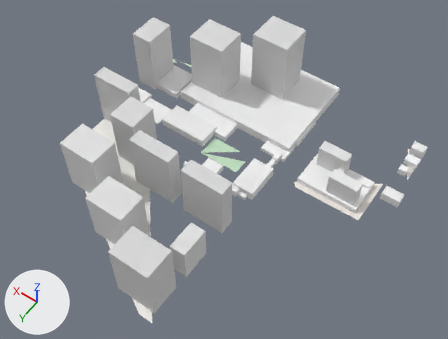
The glTF model white-model-six-districts/chunks/119_73_mid.glb, before and after one commit.
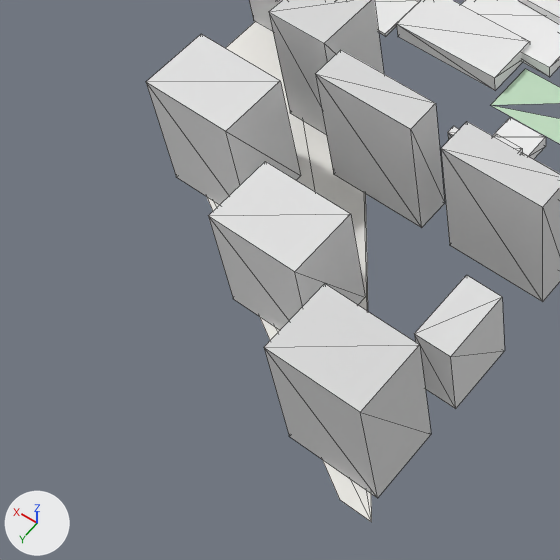
Old and new are each drawn whole from a camera (50 mm lens) standing at (-613.0, 14740.0, 794.0) and looking at (-262.0, 14249.0, 23.0) and again close up on the part from 0% to 51% of the width and 32% to 100% of the height. Lighting does not change. The marker at lower left points along +X, +Y and +Z. The last two pictures show the newer version. The close-ups show mesh edges as thin lines. Vertices at exactly the same position are counted once.
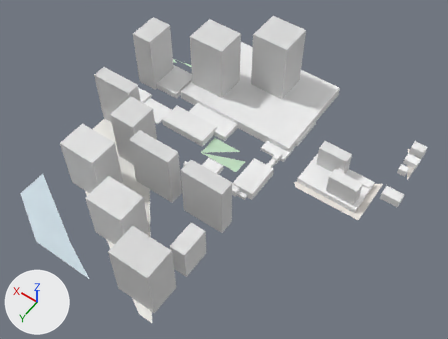
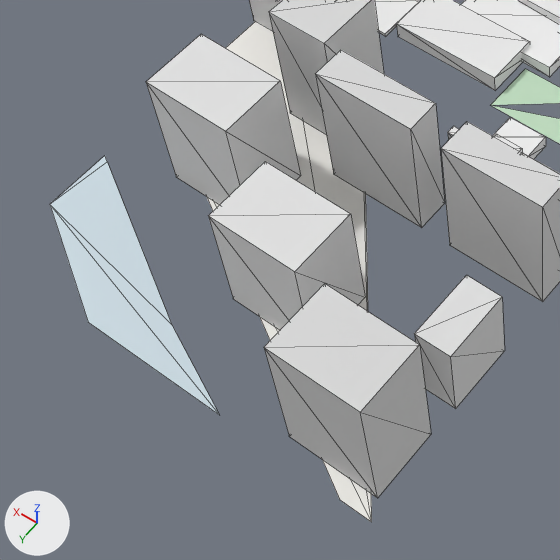
Boxes (x1, y1, x2, y2) around the edits, measured in the close-ups (560 x 560 px):
```json
{"object": "Mesh_0", "change": "reshaped", "before": [146, 0, 560, 522], "after": [50, 0, 560, 522]}
{"part": 1, "of": "me_mesh_0", "change": "added", "after": [50, 156, 219, 414]}
```

Edits to the scene script, one JSON object a line:
```json
{"block": "me_mesh_0", "where": "# used by ob_mesh_0; location = (0.0, 0.0, 0.0)"}
{"block": "me_mesh_0", "where": "# verts and faces of me_mesh_0; kept vertices keep their numbers, new ones are numbered from 387"}
{"op": "remove", "block": "me_mesh_0", "code": "me_mesh_0.from_pydata(...)  # 387 vertices, 458 faces; spans x -511.0..10.0, y 13954.0..14500.0, z -25.0..109.0"}
{"op": "add", "block": "me_mesh_0", "code": "me_mesh_0.from_pydata(...)  # 393 vertices, 462 faces; spans x -511.0..10.0, y 13954.0..14500.0, z -25.0..109.0"}
{"block": "me_mesh_0", "change": "me_mesh_0 part 1"}
{"op": "add", "block": "me_mesh_0", "code": "verts[387] = (0.0, 14451.0, -25.0)  # pixel (49, 204)"}
{"op": "add", "block": "me_mesh_0", "code": "verts[388] = (-5.0, 14403.0, -25.0)  # pixel (107, 161)"}
{"op": "add", "block": "me_mesh_0", "code": "verts[389] = (0.0, 14400.0, -25.0)  # pixel (104, 155)"}
{"op": "add", "block": "me_mesh_0", "code": "verts[390] = (-132.0, 14471.0, -25.0)  # pixel (171, 324)"}
{"op": "add", "block": "me_mesh_0", "code": "verts[391] = (-200.0, 14500.0, -25.0)  # pixel (219, 415)"}
{"op": "add", "block": "me_mesh_0", "code": "verts[392] = (-88.0, 14500.0, -25.0)  # pixel (88, 322)"}
{"op": "add", "block": "me_mesh_0", "code": "faces += [(387, 388, 389), (387, 390, 388), (387, 391, 390), (387, 392, 391)]"}
```
